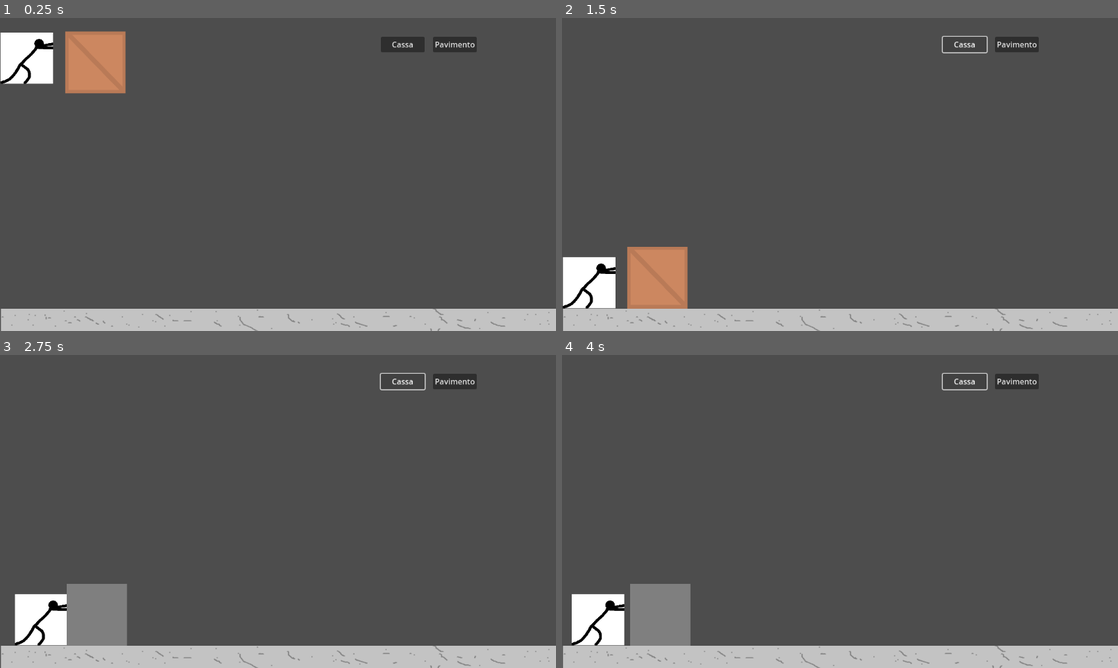
Above: before the commit, frames 1-4 (two rows, left to right).
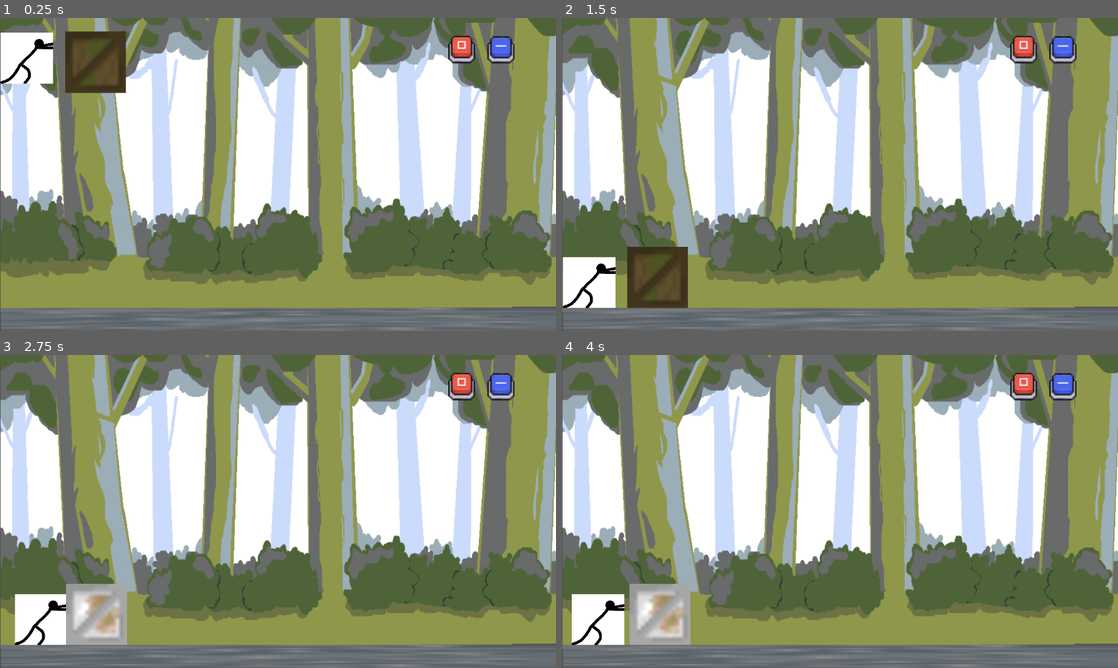
Above: after the commit, the same moments.

Repository: oleksandrkushnir1/lan-party-24-25
Game: Godot game, scene res://Scene/minigioco.tscn
Two runs of this game, one before a commit and one after it. Both use one fixed random seed, a clock stepped at 60 frames per second and the inputs below.
Inputs (mouse positions are in pixels of both pictures, inside the frame that each line leads up to; where the layout moved, square brackets give the same spot in the first picture):
- Up to frame 1 (0.25 s): no input
- Up to frame 2 (1.5 s): click (1062, 49) [1017, 43] at 0.5 s; click (1023, 49) [962, 43] at 1.25 s
- Up to frame 3 (2.75 s): tap Enter at 2 s; hold D (Destra) from 2.03 s (still down)
- Up to frame 4 (4 s): release D (Destra) at 2.78 s; hold A (Sinistra) 2.78-3.53 s; hold D (Destra) from 3.53 s (still down)

The runs differ from the first frame. In frame 1, 83% of the frame differs, in the area x 0-100%, y 0-100%; in frame 2, 83%; in frame 3, 83%; in frame 4, 83%.

Commit message:
sistemate le texture

Diff:
--- a/minigioco-di-fisica/Scene/box.tscn
+++ b/minigioco-di-fisica/Scene/box.tscn
@@ -1,8 +1,8 @@
 [gd_scene load_steps=7 format=3 uid="uid://bb1o2pjfsippq"]
 
 [ext_resource type="Script" path="res://Scripts/cassa.gd" id="1_elvmb"]
-[ext_resource type="Texture2D" uid="uid://h3mxwkwksdmv" path="res://Assets/CassaDiLegno(temp).png" id="1_sol78"]
-[ext_resource type="Texture2D" uid="uid://c7ntx0hko3ej5" path="res://Assets/CassaDiMetallo(temp).png" id="2_6lft6"]
+[ext_resource type="Texture2D" uid="uid://c2jkde56v7h6k" path="res://Assets/IMG_0469.PNG" id="2_ota5m"]
+[ext_resource type="Texture2D" uid="uid://hxr74r7xlu6v" path="res://Assets/IMG_0468.PNG" id="3_xb7v0"]
 
 [sub_resource type="PhysicsMaterial" id="PhysicsMaterial_nn65o"]
 
@@ -10,7 +10,7 @@
 animations = [{
 "frames": [{
 "duration": 1.0,
-"texture": ExtResource("1_sol78")
+"texture": ExtResource("2_ota5m")
 }],
 "loop": false,
 "name": &"legno",
@@ -18,7 +18,7 @@
 }, {
 "frames": [{
 "duration": 1.0,
-"texture": ExtResource("2_6lft6")
+"texture": ExtResource("3_xb7v0")
 }],
 "loop": false,
 "name": &"metallo",
@@ -37,8 +37,8 @@
 metadata/_edit_group_ = true
 
 [node name="AnimatedSprite2D" type="AnimatedSprite2D" parent="."]
-position = Vector2(63, 64)
-scale = Vector2(0.25, 0.256)
+position = Vector2(63, 63.5)
+scale = Vector2(7.875, 7.9375)
 sprite_frames = SubResource("SpriteFrames_nso3o")
 animation = &"legno"
 
--- a/minigioco-di-fisica/Scene/floor.tscn
+++ b/minigioco-di-fisica/Scene/floor.tscn
@@ -1,14 +1,14 @@
 [gd_scene load_steps=6 format=3 uid="uid://fe8qoj8q25vu"]
 
-[ext_resource type="Texture2D" uid="uid://dmrxe648xid70" path="res://Assets/PavimentoInGhiaccio(temp).png" id="1_1xrh2"]
 [ext_resource type="Script" path="res://Scripts/pavimento.gd" id="1_8uphk"]
-[ext_resource type="Texture2D" uid="uid://cfobo0nubwdt4" path="res://Assets/PavimentoInGhiaia(temp).png" id="2_kpif0"]
+[ext_resource type="Texture2D" uid="uid://bndt75neexalp" path="res://Assets/IMG_0466.PNG" id="2_dqest"]
+[ext_resource type="Texture2D" uid="uid://cmuov7hbwi4t4" path="res://Assets/IMG_0467.PNG" id="3_1x8yi"]
 
 [sub_resource type="SpriteFrames" id="SpriteFrames_ds0ra"]
 animations = [{
 "frames": [{
 "duration": 1.0,
-"texture": ExtResource("1_1xrh2")
+"texture": ExtResource("2_dqest")
 }],
 "loop": false,
 "name": &"ghiaccio",
@@ -16,7 +16,7 @@
 }, {
 "frames": [{
 "duration": 1.0,
-"texture": ExtResource("2_kpif0")
+"texture": ExtResource("3_1x8yi")
 }],
 "loop": false,
 "name": &"ghiaia",
@@ -33,8 +33,8 @@
 metadata/_edit_group_ = true
 
 [node name="AnimatedSprite2D" type="AnimatedSprite2D" parent="."]
-position = Vector2(575.5, 24)
-scale = Vector2(1.12402, 1)
+position = Vector2(575.5, 23.5)
+scale = Vector2(71.9375, 3.0625)
 sprite_frames = SubResource("SpriteFrames_ds0ra")
 animation = &"ghiaia"
 
--- a/minigioco-di-fisica/Scene/minigioco.tscn
+++ b/minigioco-di-fisica/Scene/minigioco.tscn
@@ -1,8 +1,11 @@
-[gd_scene load_steps=6 format=3 uid="uid://xtd716pohaus"]
+[gd_scene load_steps=9 format=3 uid="uid://xtd716pohaus"]
 
+[ext_resource type="Texture2D" uid="uid://dsh6iqnhg8qee" path="res://Assets/tree.png" id="1_a5f7t"]
 [ext_resource type="PackedScene" uid="uid://cnbpy7vs1c7gu" path="res://Scene/player.tscn" id="1_h4ygs"]
 [ext_resource type="PackedScene" uid="uid://bb1o2pjfsippq" path="res://Scene/box.tscn" id="2_0dd5a"]
 [ext_resource type="PackedScene" uid="uid://fe8qoj8q25vu" path="res://Scene/floor.tscn" id="3_bcunk"]
+[ext_resource type="Texture2D" uid="uid://dq5pscd2hs153" path="res://Assets/IMG_0471.PNG" id="5_sqthe"]
+[ext_resource type="Texture2D" uid="uid://dp3y0iferiai6" path="res://Assets/IMG_0470.PNG" id="7_a4e71"]
 
 [sub_resource type="WorldBoundaryShape2D" id="WorldBoundaryShape2D_qihh5"]
 
@@ -12,11 +15,10 @@
 [node name="Minigioco" type="Node2D"]
 
 [node name="Sfondo" type="TextureRect" parent="."]
-anchors_preset = 15
-anchor_right = 1.0
-anchor_bottom = 1.0
-grow_horizontal = 2
-grow_vertical = 2
+offset_left = 1.0
+offset_right = 1152.0
+offset_bottom = 776.0
+texture = ExtResource("1_a5f7t")
 
 [node name="Player" parent="." instance=ExtResource("1_h4ygs")]
 position = Vector2(56, 53)
@@ -25,6 +27,7 @@
 position = Vector2(0, 601)
 collision_layer = 3
 collision_mask = 3
+metadata/_edit_group_ = true
 
 [node name="CollisionShape2D" type="CollisionShape2D" parent="Pavimento"]
 position = Vector2(0, 47)
@@ -44,19 +47,21 @@
 [node name="floor" parent="." instance=ExtResource("3_bcunk")]
 position = Vector2(2, 601)
 
-[node name="Button" type="Button" parent="."]
-offset_left = 897.0
-offset_top = 39.0
-offset_right = 988.0
-offset_bottom = 71.0
-text = "Pavimento"
+[node name="Button" type="TextureButton" parent="."]
+offset_left = 1010.0
+offset_top = 38.0
+offset_right = 1066.0
+offset_bottom = 94.0
+texture_normal = ExtResource("5_sqthe")
+stretch_mode = 0
 
-[node name="Button2" type="Button" parent="."]
-offset_left = 789.0
-offset_top = 39.0
-offset_right = 880.0
-offset_bottom = 71.0
-text = "Cassa"
+[node name="Button2" type="TextureButton" parent="."]
+offset_left = 929.0
+offset_top = 37.0
+offset_right = 984.0
+offset_bottom = 94.0
+texture_normal = ExtResource("7_a4e71")
+stretch_mode = 0
 
 [connection signal="button_down" from="Button" to="Player" method="_on_button_button_down"]
 [connection signal="button_down" from="Button" to="floor" method="_on_button_button_down"]
Binary file removed: minigioco-di-fisica/Assets/CassaDiLegno(temp).png
Binary file removed: minigioco-di-fisica/Assets/CassaDiMetallo(temp).png
Binary file added: minigioco-di-fisica/Assets/IMG_0466.PNG
Not shown, changed: minigioco-di-fisica/Assets/IMG_0466.PNG.import
Binary file added: minigioco-di-fisica/Assets/IMG_0467.PNG
Not shown, changed: minigioco-di-fisica/Assets/IMG_0467.PNG.import
Binary file added: minigioco-di-fisica/Assets/IMG_0468.PNG
Not shown, added: minigioco-di-fisica/Assets/IMG_0468.PNG.import
Binary file added: minigioco-di-fisica/Assets/IMG_0469.PNG
Not shown, changed: minigioco-di-fisica/Assets/IMG_0469.PNG.import
Binary file added: minigioco-di-fisica/Assets/IMG_0470.PNG
Not shown, added: minigioco-di-fisica/Assets/IMG_0470.PNG.import
(and 6 more such lines)
